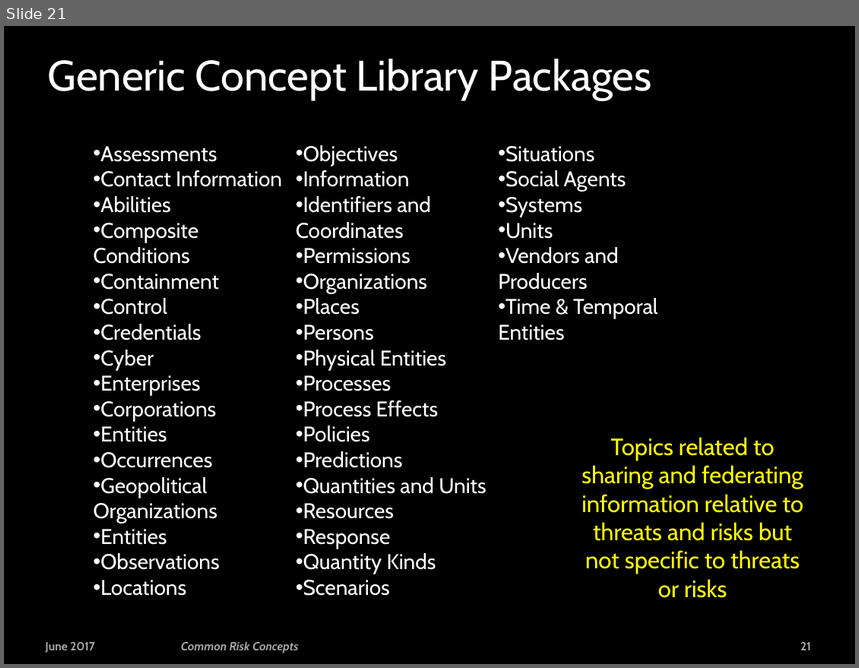
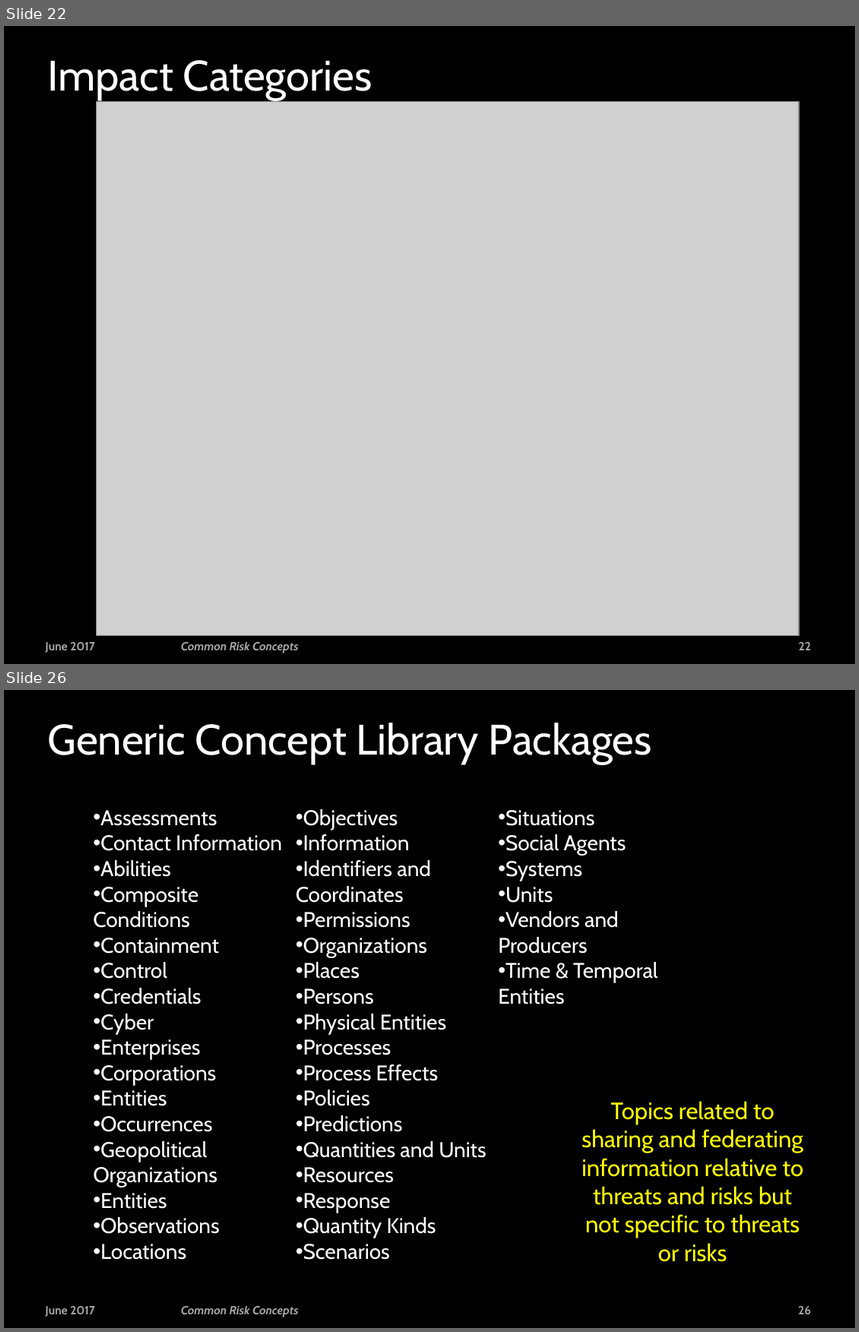
Before and after one commit to ModelDriven/ThreatRisk, a slide deck: Presentations/Risky Business.pptx. Shown one above the other, each under a label of ours: slide 21 before the commit, slides 22 and 26 after it; the slides between them are not shown. The pictures are 859x668 and 859x1332 pixels, drawn with LibreOffice and Linux fonts; fonts in the diff are those of the drawing; grey boxes stand for pictures; background and template pictures are left out. Boxes give left, top, right and bottom in pixels: in the first picture for what was removed or moved away, otherwise in the second. Text is boxed around its words. In the diff, an @@ line names an element or a change of style, - is before the commit and + after.

```diff
--- a/Presentations/Risky Business.pptx
+++ b/Presentations/Risky Business.pptx
@@ slide 22 added at box(4, 26, 855, 664), background picture (left out); not listed: 1 template element that a slide beside it also shows @@
@@ title added at box(48, 60, 373, 100), 36 pt, text #FFFFFF @@
+Impact Categories
@@ picture added at box(96, 102, 799, 636) @@
@@ text added at box(45, 642, 95, 653), 10 pt, text #FFFFFF at 65% opacity, bold @@
+June 2017
@@ text added at box(181, 642, 298, 654), 10 pt, text #FFFFFF at 65% opacity, bold, italic @@
+Common Risk Concepts
@@ page number added at box(799, 642, 811, 651), 10 pt, text #FFFFFF at 65% opacity, bold @@
+22
@@ what was slide 21 is now slide 26 @@
@@ page number at box(798, 1306, 811, 1315): text changed @@
-21
+26
```
Also in this commit, not shown: 2 slides changed, 4 other slides added.
